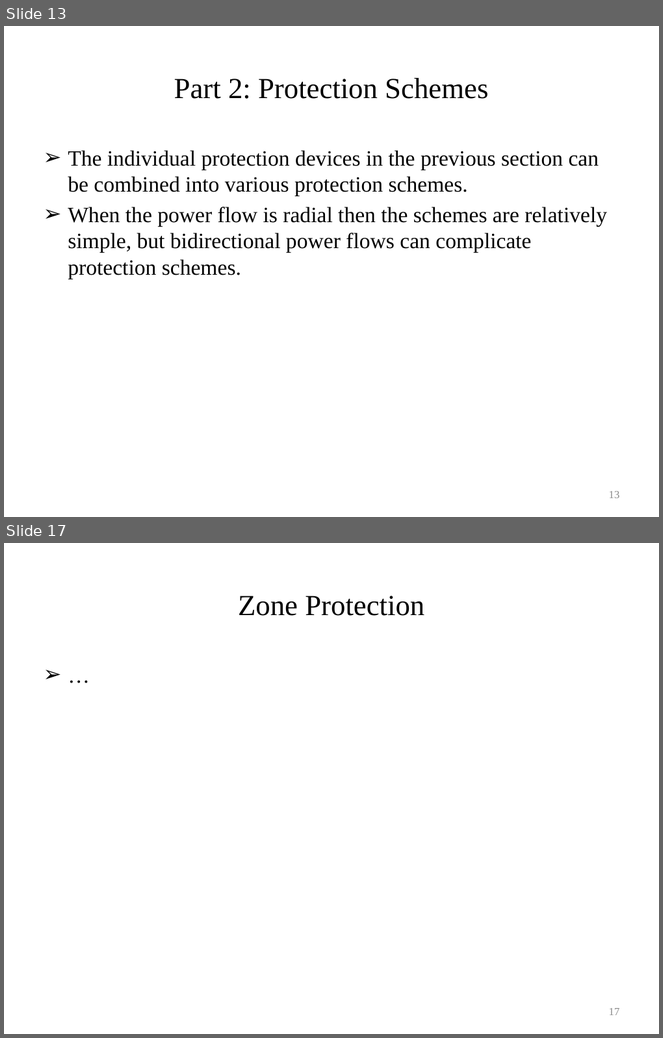
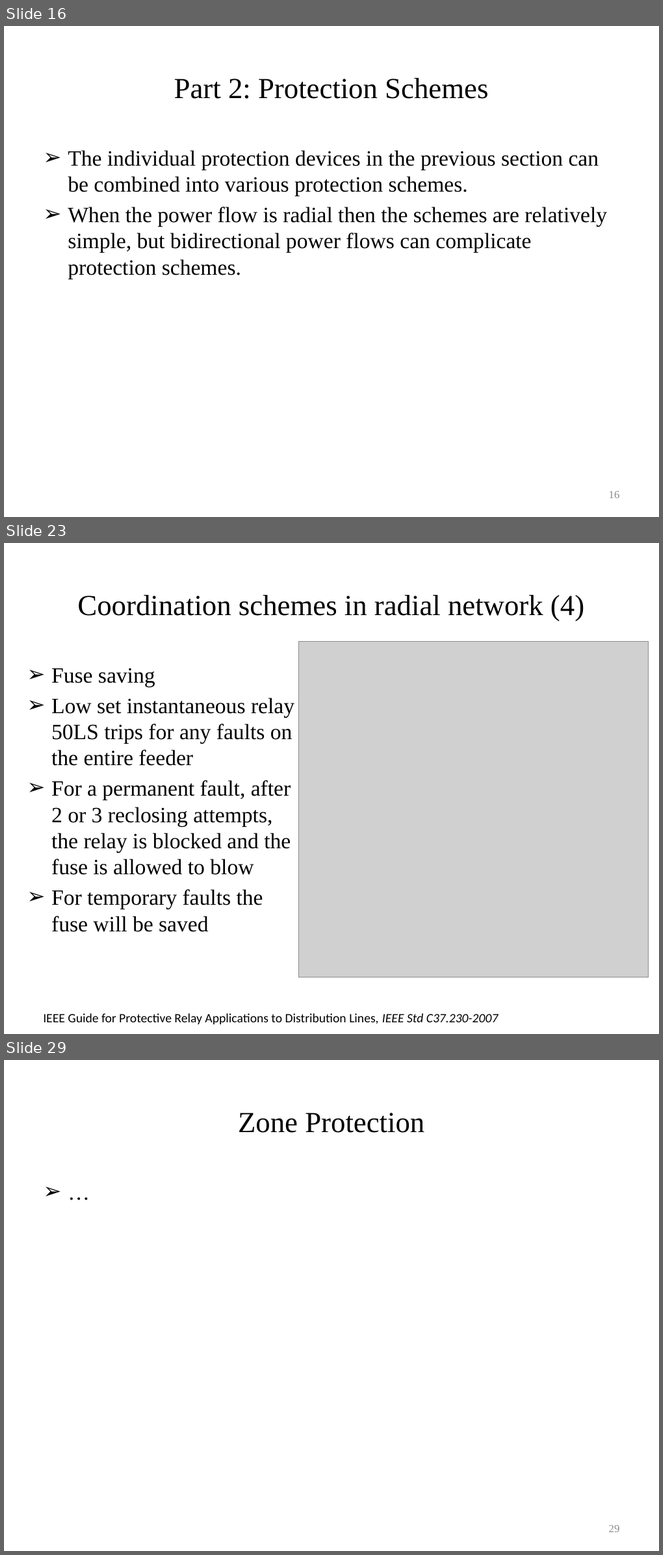
Before and after one commit to gridlab-d/course, a slide deck: University of Washington Class/Module 9 - Automated switching and reconfiguration.pptx. Shown one above the other, each under a label of ours: slides 13 and 17 before the commit, slides 16, 23 and 29 after it; the slides between them are not shown. The pictures are 663x1038 and 663x1555 pixels, drawn with LibreOffice and Linux fonts; fonts in the diff are those of the drawing; grey boxes stand for pictures. Boxes give left, top, right and bottom in pixels: in the first picture for what was removed or moved away, otherwise in the second. Text is boxed around its words. In the diff, an @@ line names an element or a change of style, - is before the commit and + after.

```diff
--- a/University of Washington Class/Module 9 - Automated switching and reconfiguration.pptx
+++ b/University of Washington Class/Module 9 - Automated switching and reconfiguration.pptx
@@ slide 23 added at <box>4,543,659,1034</box>, background #FFFFFF @@
@@ title added at <box>77,595,584,621</box>, 32 pt, text #000000 @@
+Coordination schemes in radial network (4)
@@ picture added at <box>299,641,648,978</box> @@
@@ text added at <box>51,668,295,932</box>, 24 pt, text #000000 @@
+➢ Fuse saving
+➢ Low set instantaneous relay 50LS trips for any faults on the entire feeder
+➢ For a permanent fault, after 2 or 3 reclosing attempts, the relay is blocked and the fuse is allowed to blow
+➢ For temporary faults the fuse will be saved
@@ text added at <box>43,1014,499,1025</box>, 14 pt, text #000000 @@
+IEEE Guide for Protective Relay Applications to Distribution Lines, IEEE Std C37.230-2007
@@ what was slide 13 is now slide 16 @@
@@ page number at <box>609,491,620,499</box>: text changed @@
-13
+16
@@ what was slide 17 is now slide 29 @@
@@ page number at <box>609,1525,620,1533</box>: text changed @@
-17
+29
```
Also in this commit, not shown: 4 slides changed, 18 other slides added.
